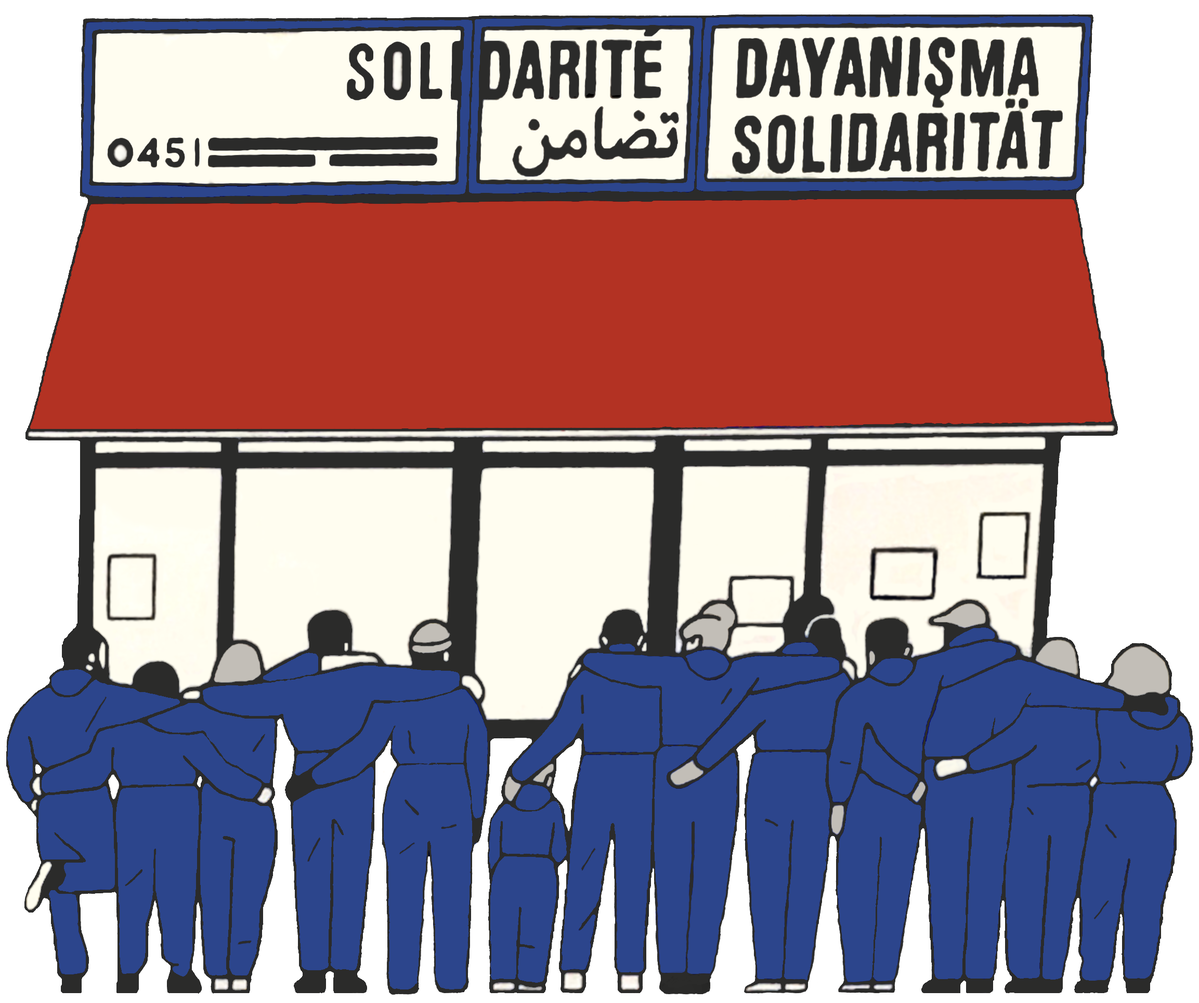
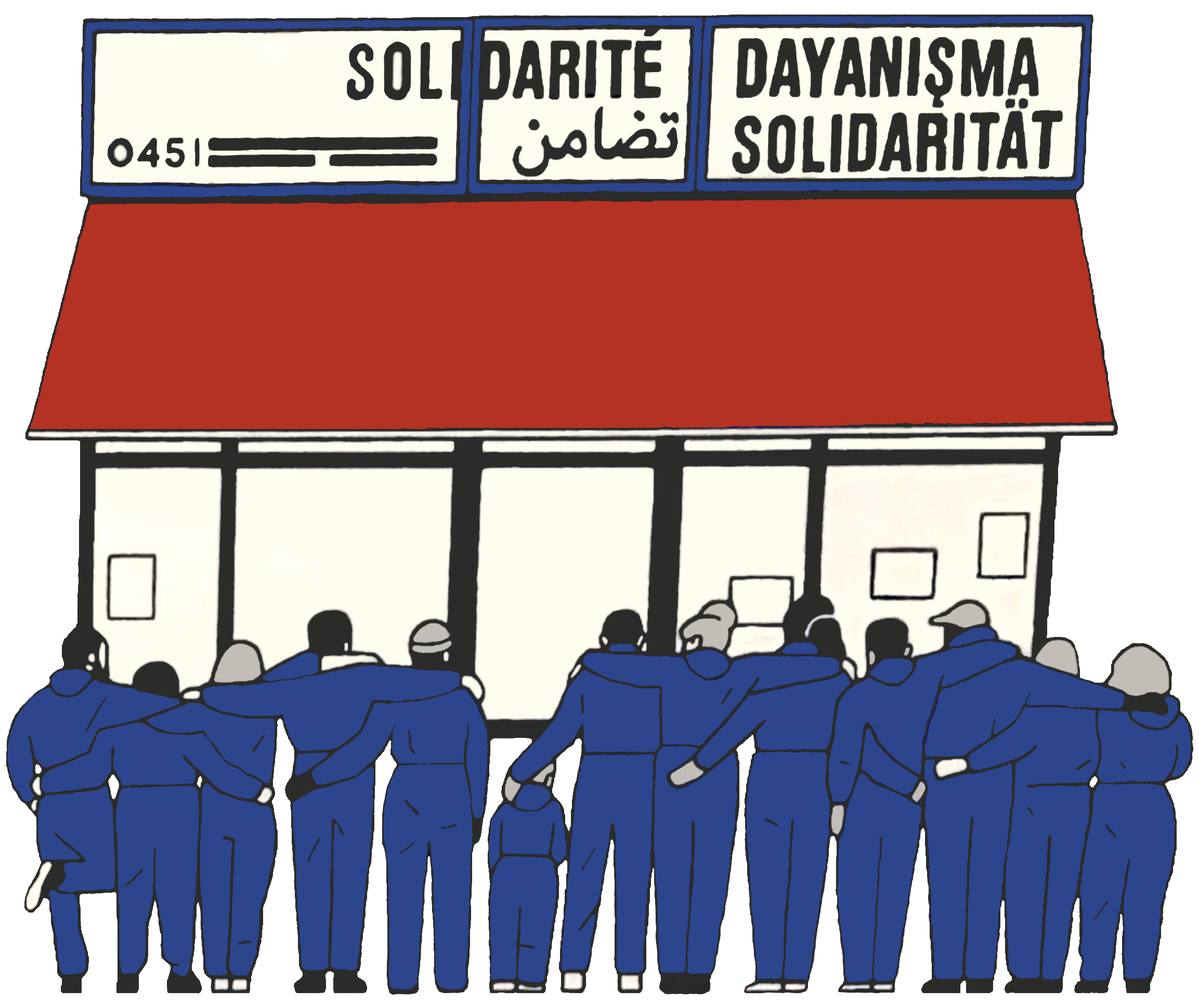
Revision of a layered 1199×1003 image; what changed, layer by layer:
painted on "front_bilgi_2.png" over [1003, 696, 1194, 923]
